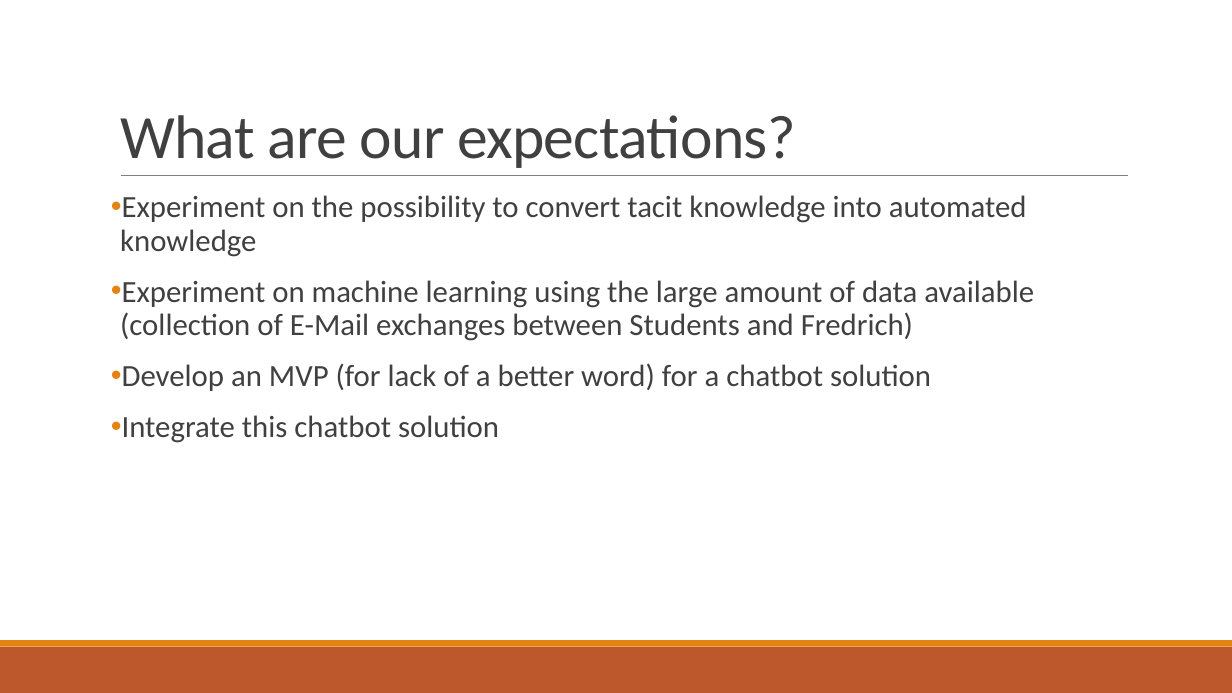
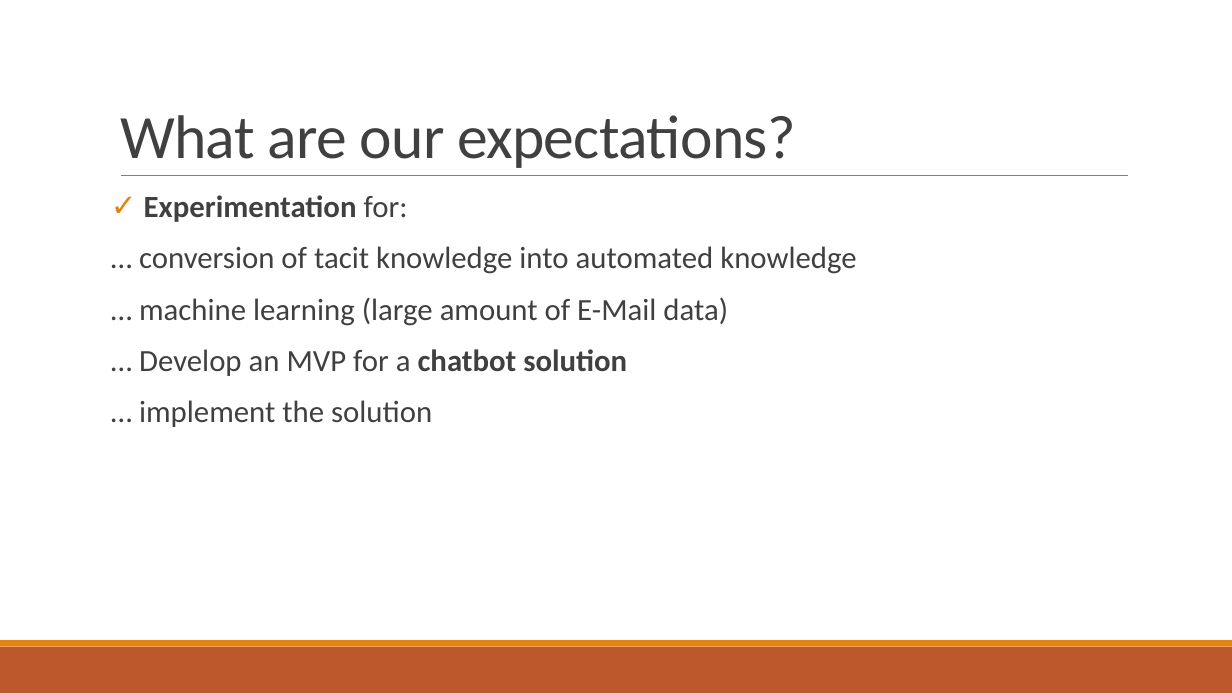
Before and after one commit to AgileBusinessAnalysis/05__TEAM, a slide deck: slide 9 of Prep Pitch.pptx. Drawn at 1232x693 pixels with LibreOffice and Linux fonts; fonts in the diff are those of the drawing. Boxes give left, top, right and bottom in pixels: in the first picture for what was removed or moved away, otherwise in the second. Text is boxed around its words. In the diff, an @@ line names an element or a change of style, - is before the commit and + after.

```diff
--- a/Prep Pitch.pptx
+++ b/Prep Pitch.pptx
@@ text at (139, 195, 856, 427): text changed @@
-• Experiment on the possibility to convert tacit knowledge into automated knowledge
-• Experiment on machine learning using the large amount of data available (collection of E-Mail exchanges between Students and Fredrich)
-• Develop an MVP (for lack of a better word) for a chatbot solution
-• Integrate this chatbot solution
+✓ Experimentation for:
+… conversion of tacit knowledge into automated knowledge
+… machine learning (large amount of E-Mail data)
+… Develop an MVP for a chatbot solution
+… implement the solution
```
Also in this commit, not shown: 6 other slides changed.
